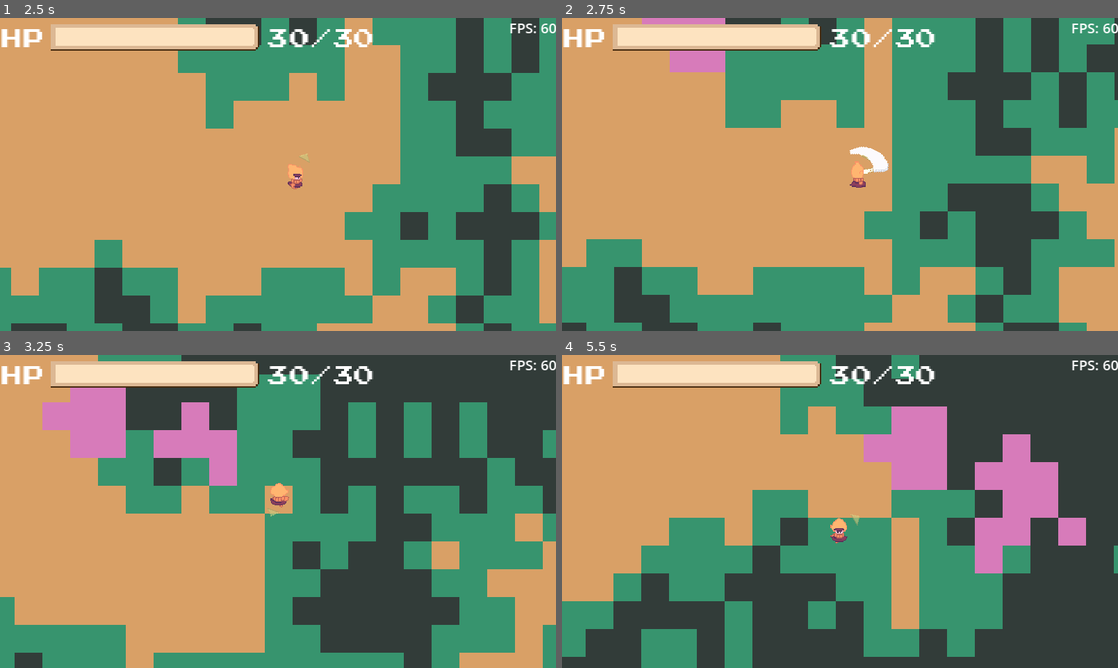
Above: before the commit, frames 1-4 (two rows, left to right).
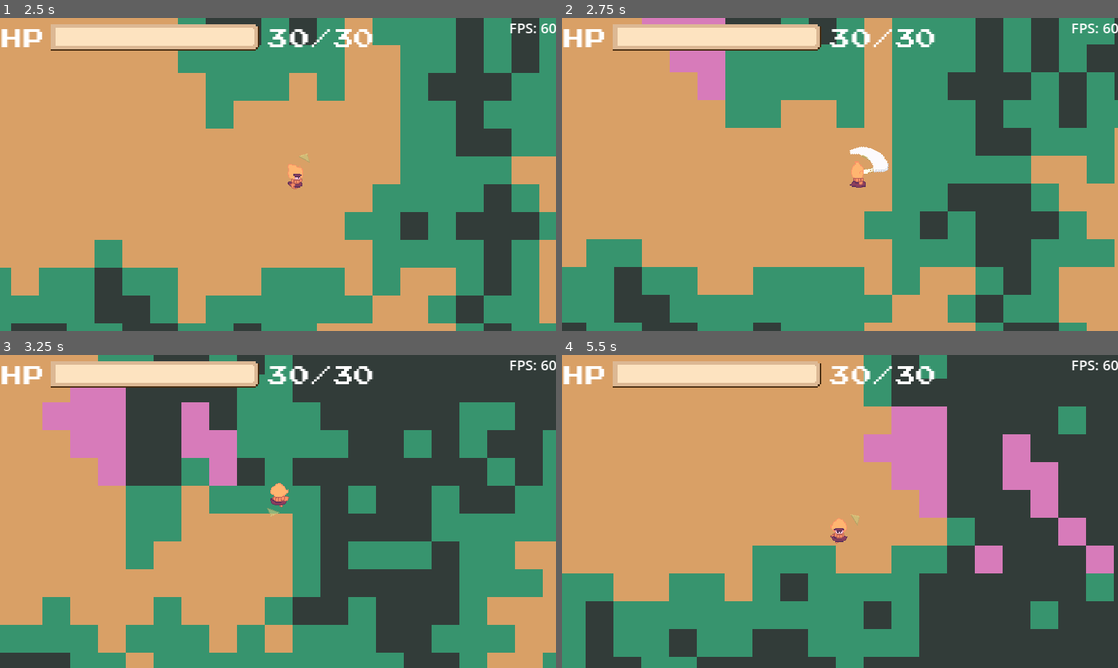
Above: after the commit, the same moments.

Repository: 0megq/PirateJam14
Game: Godot game, scene res://tests/testing_scene.tscn
The game is run twice, just before and just after one commit, with the same random seed, the same clock (stepped at 60 frames per second) and the same inputs. The engine's default icon, where the game draws it, is replaced by a stand-in: a white triangle on a blue panel in a dark square.
Inputs (mouse positions are in pixels of both pictures, inside the frame that each line leads up to):
- Up to frame 1 (2.5 s): tap Enter (ui_accept) at 0.5, 0.77, 1.52 s; move the mouse to (400, 158) at 0.52 s; press the mouse at (400, 158) at 0.53 s; hold D (right) 0.53-1.28 s; move the mouse to (166, 190) at 1.27 s; release the mouse at (166, 190) at 1.28 s; hold S (down) 1.28-2.03 s; click (166, 190) at 1.35 s; move the mouse to (333, 105) at 2.02 s; press the mouse at (333, 105) at 2.03 s; hold D (right) from 2.03 s (still down)
- Up to frame 2 (2.75 s): keep holding D (right)
- Up to frame 3 (3.25 s): move the mouse to (250, 574) at 2.77 s; release D (right) at 2.78 s; release the mouse at (250, 574) at 2.78 s; hold W (up) from 2.78 s (still down); click (250, 574) at 2.85 s; tap Enter (ui_accept) at 3.02 s
- Up to frame 4 (5.5 s): move the mouse to (1006, 558) at 3.52 s; release W (up) at 3.53 s; press the mouse at (1006, 558) at 3.53 s; hold A (left) 3.53-5.03 s; tap Enter (ui_accept) at 3.77, 4.52 s; tap R (reload) at 4.15 s; move the mouse to (673, 464) at 4.27 s; release the mouse at (673, 464) at 4.28 s; click (673, 464) at 4.35 s; move the mouse to (867, 511) at 5.02 s; press the mouse at (867, 511) at 5.03 s; hold S (down) from 5.03 s (still down)

Frame 1 is identical in both runs. In frame 2, 0.4% of the frame differs, in the area x 24-30%, y 17-27%; in frame 3, 22%; in frame 4, 32%, in the area x 0-100%, y 0-100%.

Commit message:
Jam particle collision mode set to rigid
Particles dont disappear when colliding with enemy, but instead stop

Diff:
--- a/project/scenes/jam.tscn
+++ b/project/scenes/jam.tscn
@@ -47,7 +47,9 @@
 color = Color(1, 0.615686, 1, 1)
 color_ramp = SubResource("GradientTexture1D_j8jnx")
 color_initial_ramp = SubResource("GradientTexture1D_up0om")
-collision_mode = 2
+collision_mode = 1
+collision_friction = 0.3
+collision_bounce = 0.0
 
 [node name="Jam" type="Area2D"]
 z_index = 1
@@ -56,7 +58,7 @@
 monitoring = false
 monitorable = false
 script = ExtResource("2_0q0xs")
-angle = 70.0
+angle = 80.0
 
 [node name="CollisionPolygon2D" type="CollisionPolygon2D" parent="."]
 
